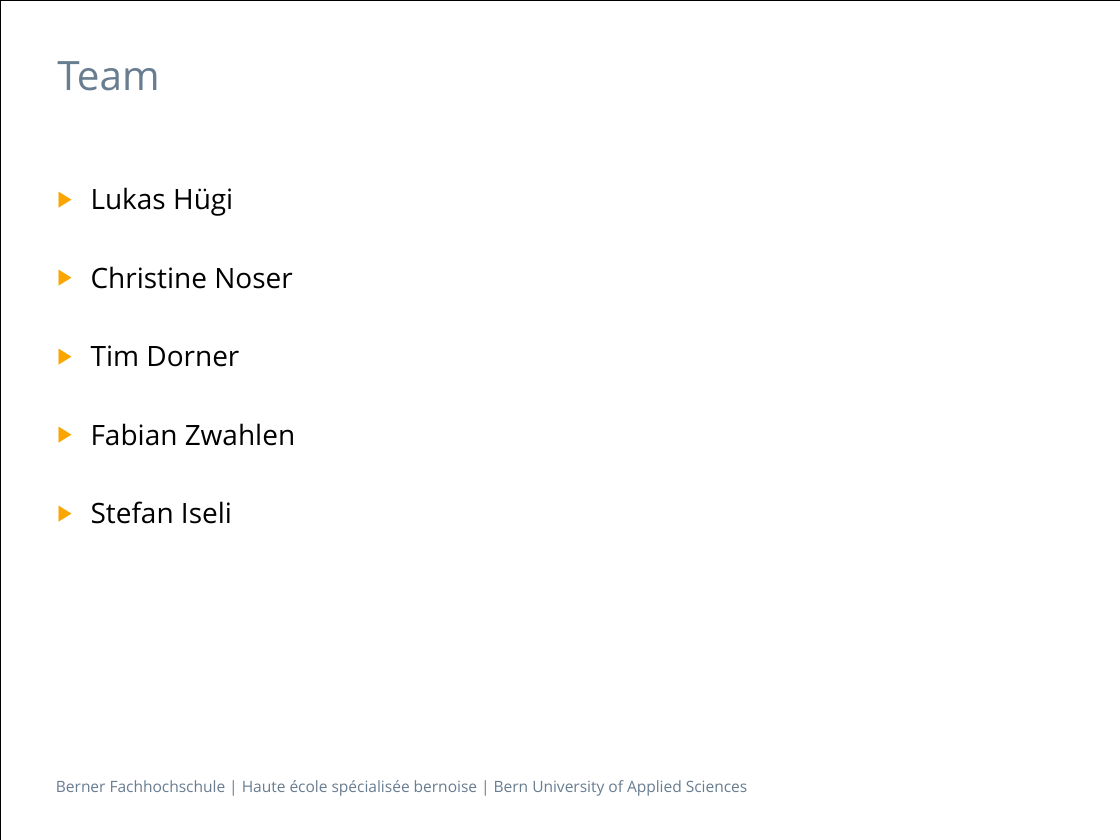
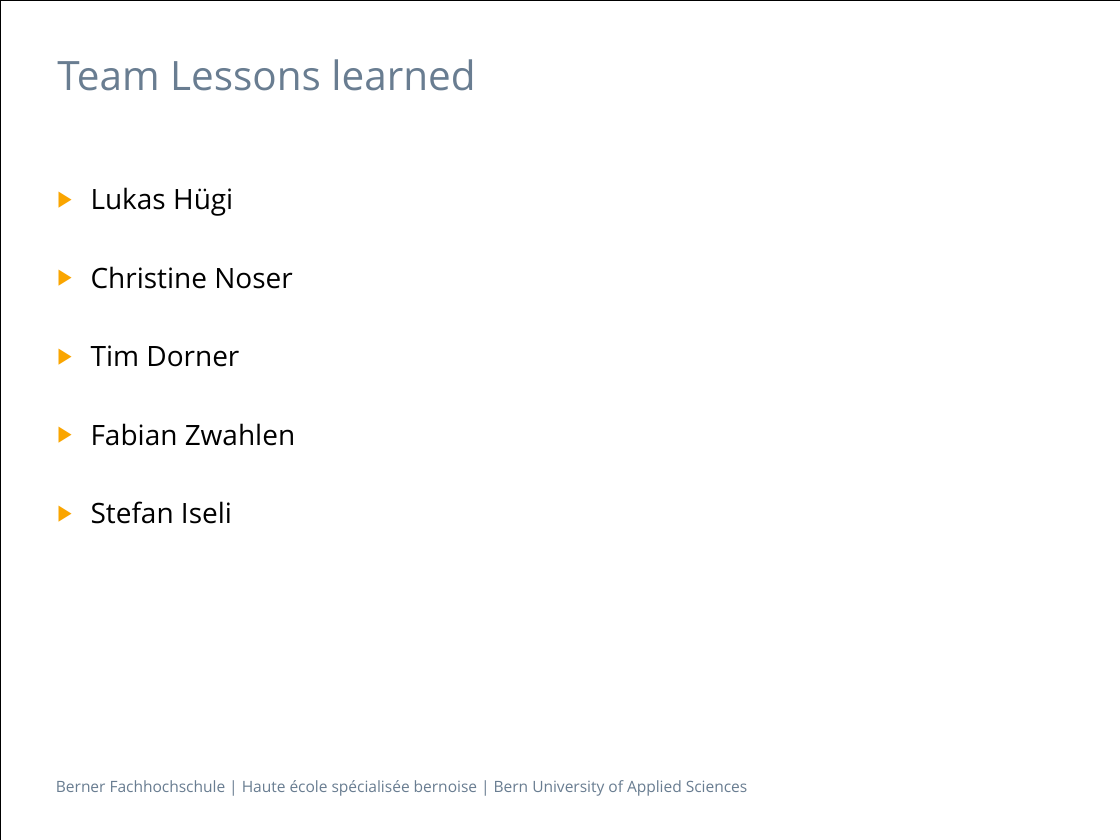
Before and after one commit to isels1/ch.bfh.btx8081.w2015.blue, a slide deck: slide 16 of doc/task14/Task14.pptx. Drawn at 1120x840 pixels with LibreOffice and Linux fonts; fonts in the diff are those of the drawing. Boxes give left, top, right and bottom in pixels: in the first picture for what was removed or moved away, otherwise in the second. Text is boxed around its words. In the diff, an @@ line names an element or a change of style, - is before the commit and + after.

```diff
--- a/doc/task14/Task14.pptx
+++ b/doc/task14/Task14.pptx
@@ title at <box>57,59,475,91</box>: text changed @@
-Team
+Team Lessons learned
```
Also in this commit, not shown: 2 other slides changed.
